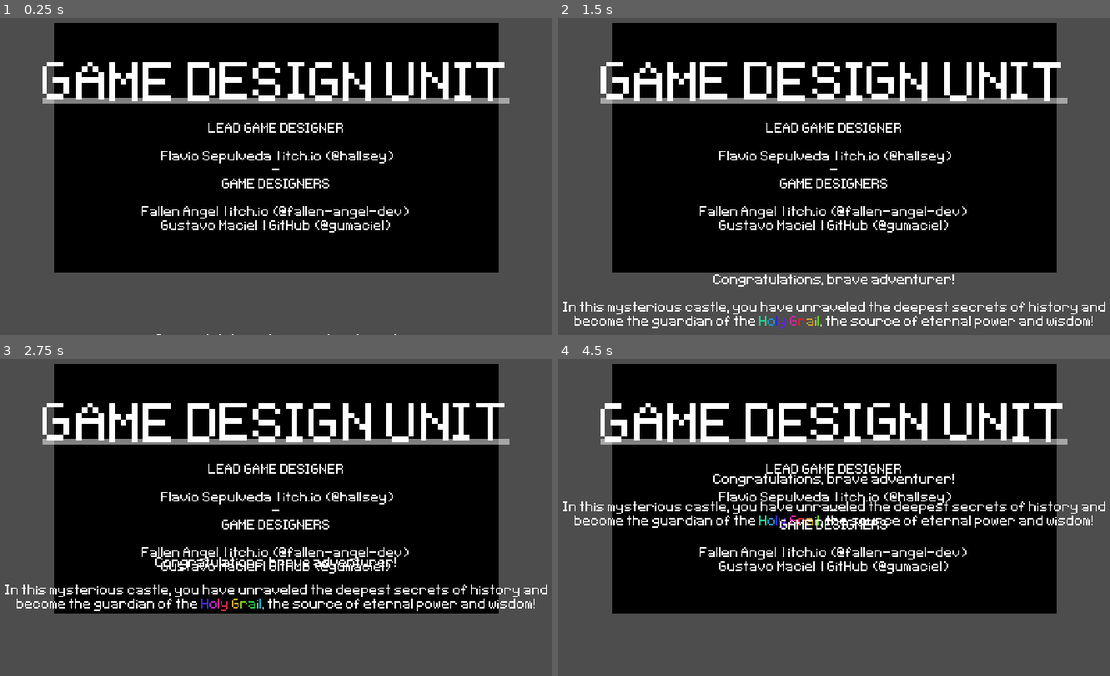
Above: before the commit, frames 1-4 (two rows, left to right).
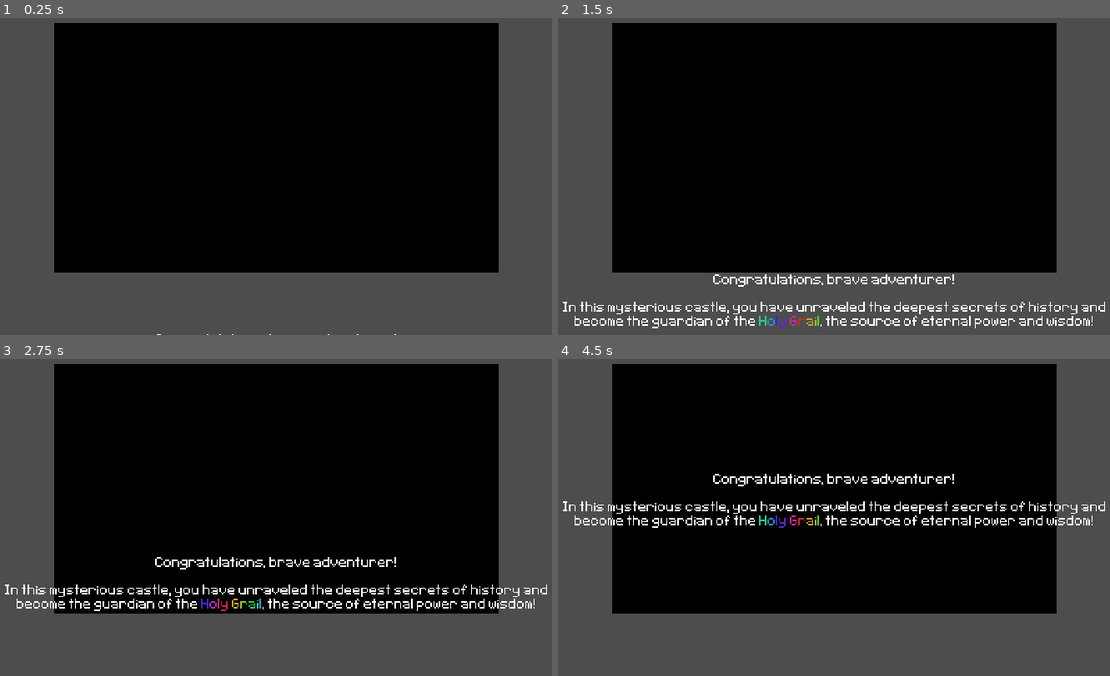
Above: after the commit, the same moments.

Repository: gumaciel/awesome-game-jam-01
Game: Godot game, scene res://scenes/main/main.tscn
Same seed, same stepped clock (60 frames per second), same inputs: the game is played once before the commit and once after it. The engine's default icon, where the game draws it, is replaced by a stand-in: a white triangle on a blue panel in a dark square.
Inputs (mouse positions are in pixels of both pictures, inside the frame that each line leads up to):
- Up to frame 1 (0.25 s): no input
- Up to frame 2 (1.5 s): move the mouse to (983, 128) at 0.52 s; hold D (move_right) 0.53-1.28 s; hold J (alternate) 0.53-1.28 s; click (983, 128) at 0.67 s; move the mouse to (701, 166) at 1.27 s; hold S (move_down) from 1.28 s (still down); tap J (alternate) at 1.35 s
- Up to frame 3 (2.75 s): move the mouse to (342, 406) at 2.02 s; release S (move_down) at 2.03 s; hold D (move_right) from 2.03 s (still down); hold J (alternate) from 2.03 s (still down)
- Up to frame 4 (4.5 s): move the mouse to (800, 565) at 2.77 s; release D (move_right) at 2.78 s; release J (alternate) at 2.78 s; hold W (move_up) 2.78-3.53 s; tap J (alternate) at 2.85, 4.35 s; click (800, 565) at 2.92 s; move the mouse to (1032, 546) at 3.52 s; hold J (alternate) 3.53-4.28 s; hold A (move_left) from 3.53 s (still down); move the mouse to (635, 431) at 4.27 s

The runs differ from the first frame. In frame 1, 6.9% of the frame differs, in the area x 7-93%, y 13-68%; in frame 2, 6.8%; in frame 3, 6.7%; in frame 4, 6.8%.

Commit message:
Update ending.tscn

Diff:
--- a/scenes/ending/ending.tscn
+++ b/scenes/ending/ending.tscn
@@ -146,27 +146,11 @@
 "times": PackedFloat32Array(55, 61, 64, 70),
 "transitions": PackedFloat32Array(1, 1, 1, 1),
 "update": 0,
-"values": [Vector2(0, 0), Vector2(0, 0), Vector2(0, 0), Vector2(0, 0)]
-}
-
-[sub_resource type="Animation" id="Animation_nmpmb"]
-length = 0.001
-tracks/0/type = "value"
-tracks/0/imported = false
-tracks/0/enabled = true
-tracks/0/path = NodePath("AspectRatioContainer2/GameDesignUnit:position")
-tracks/0/interp = 1
-tracks/0/loop_wrap = true
-tracks/0/keys = {
-"times": PackedFloat32Array(0),
-"transitions": PackedFloat32Array(1),
-"update": 0,
-"values": [Vector2(0, 0)]
+"values": [Vector2(0, 210), Vector2(0, 0), Vector2(0, 0), Vector2(0, -210)]
 }
 
 [sub_resource type="AnimationLibrary" id="AnimationLibrary_6nqxf"]
 _data = {
-"RESET": SubResource("Animation_nmpmb"),
 "load": SubResource("Animation_pr8wy")
 }
 
@@ -382,7 +366,6 @@
 grow_vertical = 2
 
 [node name="GameDesignUnit" type="VBoxContainer" parent="AspectRatioContainer2"]
-visible = false
 layout_mode = 2
 
 [node name="Title" type="RichTextLabel" parent="AspectRatioContainer2/GameDesignUnit"]
Not shown: 1 places in scenes/ending/ending.tscn that only renumber resources
